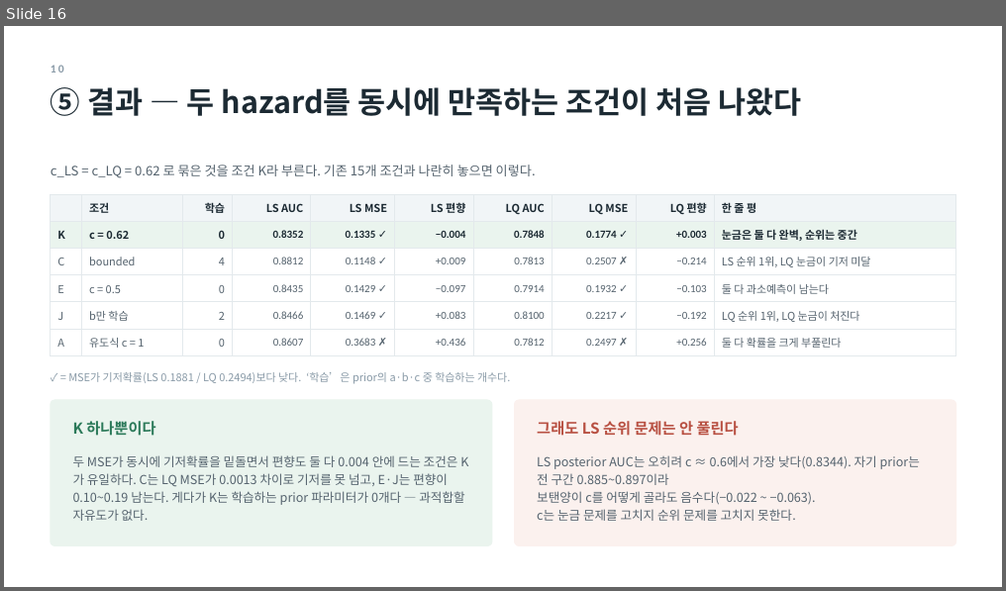
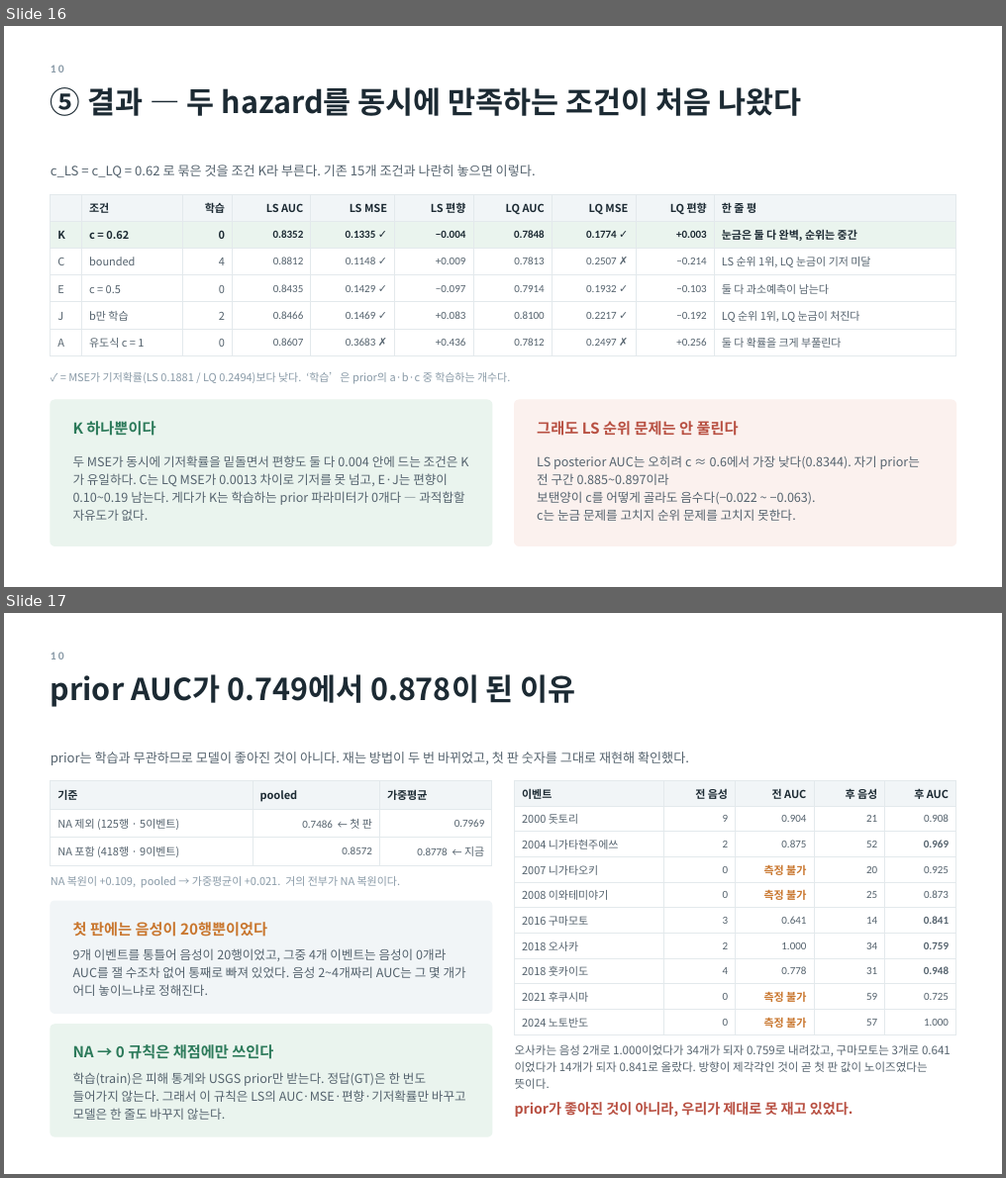
Before and after one commit to minji1217/pilotA, a slide deck: docs/후속실험3_발표.pptx. Shown one above the other, each under a label of ours: slide 16 before the commit, slides 16 and 17 after it. The pictures are 1006x591 and 1006x1178 pixels, drawn with LibreOffice and Linux fonts; fonts in the diff are those of the drawing. Boxes give left, top, right and bottom in pixels: in the first picture for what was removed or moved away, otherwise in the second. Text is boxed around its words. In the diff, an @@ line names an element or a change of style, - is before the commit and + after.

```diff
--- a/docs/후속실험3_발표.pptx
+++ b/docs/후속실험3_발표.pptx
@@ slide 17 added at [4,613,1002,1174], background #FFFFFF @@
@@ text added at [51,652,64,660], 11 pt, text #8A9BA8, bold @@
+10
@@ text added at [51,674,576,707], 29 pt, text #1C2A33, bold @@
+prior AUC가 0.749에서 0.878이 된 이유
@@ text added at [51,752,689,765], 12.5 pt, text #55636E @@
+prior는 학습과 무관하므로 모델이 좋아진 것이 아니다. 재는 방법이 두 번 바뀌었고, 첫 판 숫자를 그대로 재현해 확인했다.
@@ table added at [51,780,492,861], 3 rows, 3 columns @@
+기준 | pooled | 가중평균
+NA 제외 (125행 · 5이벤트) | 0.7486 ← 첫 판 | 0.7969
+NA 포함 (418행 · 9이벤트) | 0.8572 | 0.8778 ← 지금
@@ table added at [515,780,956,1032], 10 rows, 5 columns @@
+이벤트 | 전 음성 | 전 AUC | 후 음성 | 후 AUC
+2000 돗토리 | 9 | 0.904 | 21 | 0.908
+2004 니가타현주에쓰 | 2 | 0.875 | 52 | 0.969
+2007 니가타오키 | 0 | 측정 불가 | 20 | 0.925
+2008 이와테미야기 | 0 | 측정 불가 | 25 | 0.873
+2016 구마모토 | 3 | 0.641 | 14 | 0.841
+2018 오사카 | 2 | 1.000 | 34 | 0.759
+2018 훗카이도 | 4 | 0.778 | 31 | 0.948
+2021 후쿠시마 | 0 | 측정 불가 | 59 | 0.725
+2024 노토반도 | 0 | 측정 불가 | 57 | 1.000
@@ text added at [51,876,400,888], 10.5 pt, text #8A9BA8 @@
+NA 복원이 +0.109, pooled → 가중평균이 +0.021. 거의 전부가 NA 복원이다.
@@ rounded rectangle added at [51,901,492,1014], fill #F1F5F7, outline #F1F5F7 1 pt @@
@@ text added at [73,922,267,937], 14.5 pt, text #C9772F, bold @@
+첫 판에는 음성이 20행뿐이었다
@@ text added at [73,949,466,996], 12 pt, text #55636E @@
+9개 이벤트를 통틀어 음성이 20행이었고, 그중 4개 이벤트는 음성이 0개라 AUC를 잴 수조차 없어 통째로 빠져 있었다. 음성 2~4개짜리 AUC는 그 몇 개가 어디 놓이느냐로 정해진다.
@@ rounded rectangle added at [51,1025,492,1137], fill #EAF4EE, outline #EAF4EE 1 pt @@
@@ text added at [73,1045,273,1059], 14.5 pt, text #2C7A5A, bold @@
+NA → 0 규칙은 채점에만 쓰인다
@@ text added at [515,1045,950,1089], 11 pt, text #55636E @@
+오사카는 음성 2개로 1.000이었다가 34개가 되자 0.759로 내려갔고, 구마모토는 3개로 0.641이었다가 14개가 되자 0.841로 올랐다. 방향이 제각각인 것이 곧 첫 판 값이 노이즈였다는 뜻이다.
@@ text added at [73,1072,466,1120], 12 pt, text #55636E @@
+학습(train)은 피해 통계와 USGS prior만 받는다. 정답(GT)은 한 번도 들어가지 않는다. 그래서 이 규칙은 LS의 AUC·MSE·편향·기저확률만 바꾸고 모델은 한 줄도 바꾸지 않는다.
@@ text added at [515,1102,853,1117], 13.5 pt, text #B85042, bold @@
+prior가 좋아진 것이 아니라, 우리가 제대로 못 재고 있었다.
```
Also in this commit, not shown: 1 other slide added, 3 other files.
